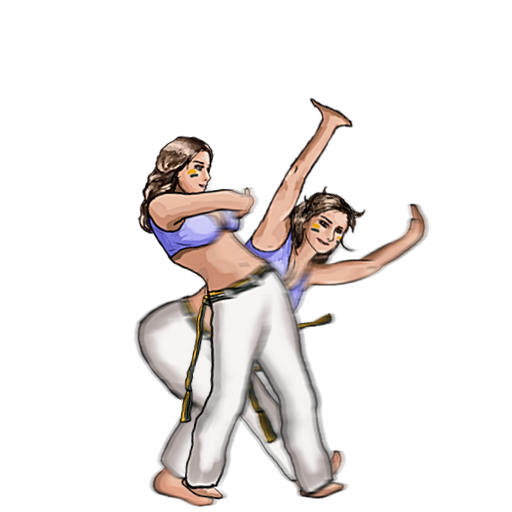
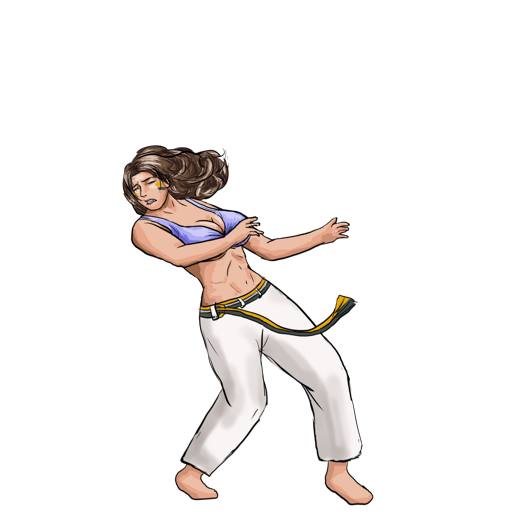
Revision of a layered 512 x 512 image; what changed, layer by layer:
showed "Groggy", painted on it over 122, 97, 431, 508
hid group "HitPaper" (2 layers) over 122, 97, 431, 508
removed layer "Copy of Layer 19(pasted)" from group "HitPaper" over 122, 97, 411, 508
removed layer "Layer 19(pasted)" from group "HitPaper" over 122, 126, 347, 508
hid group "HitRock" (4 layers) over 122, 97, 431, 508
painted on "Copy of Layer 14(pasted)" (1st of 2, in "HitRock") over 124, 97, 431, 508
painted on "Layer 14(pasted)" (1st of 2, in "HitRock") over 124, 97, 431, 508
